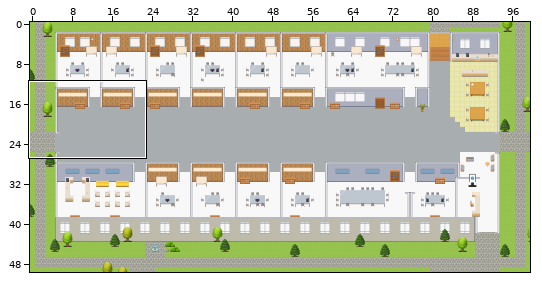
One commit to this Tiled map (JSON): maps/Cyber-Security-Assurance-Advancement-Platform.tmj. The picture above shows the old version from afar; the outline marks the close-up.
Close-up. Before:
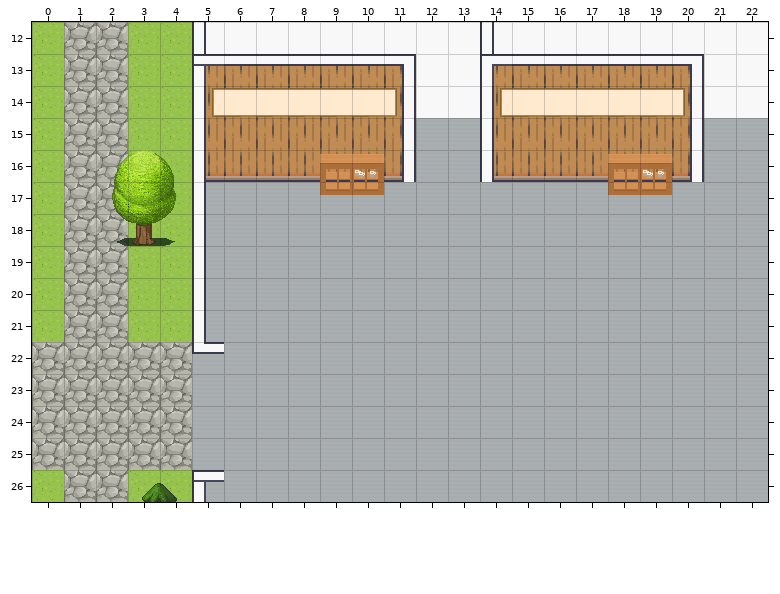
Cells are 32x32 px. Shown: x 0..22, y 12..26. The commit also changed other parts of the map, which this record leaves out.
And afterwards:
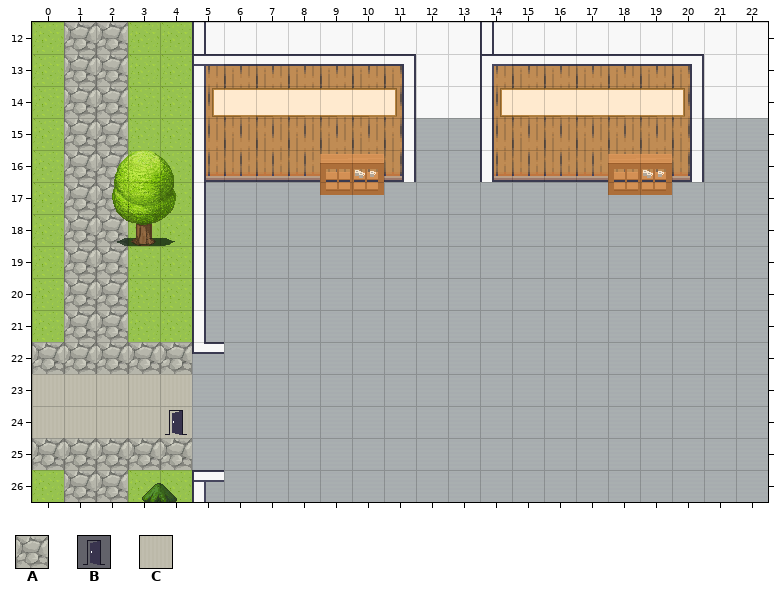
Key: from "Exterior": A 638; from "User_Zones": B 65; from "room2": C 328.
_ is an empty cell.
From old to new:
Layer "outside":
y 23..24: x 0..4 AAAAA -> CCCCC
Layer "zones":
y 24: x 4 _ -> B
